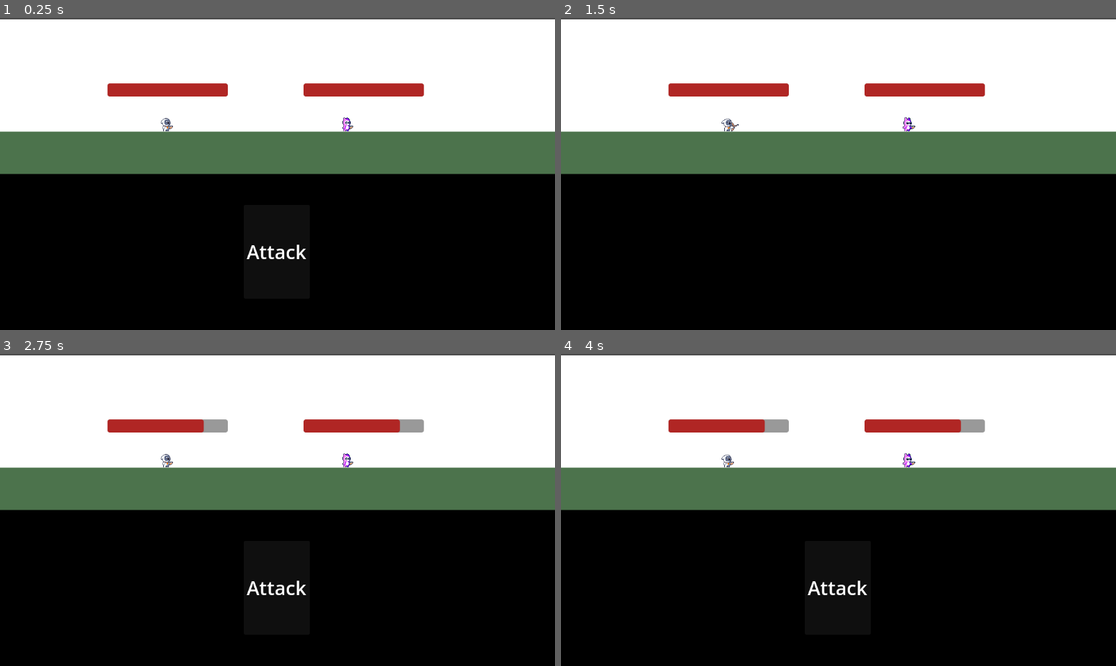
Above: before the commit, frames 1-4 (two rows, left to right).
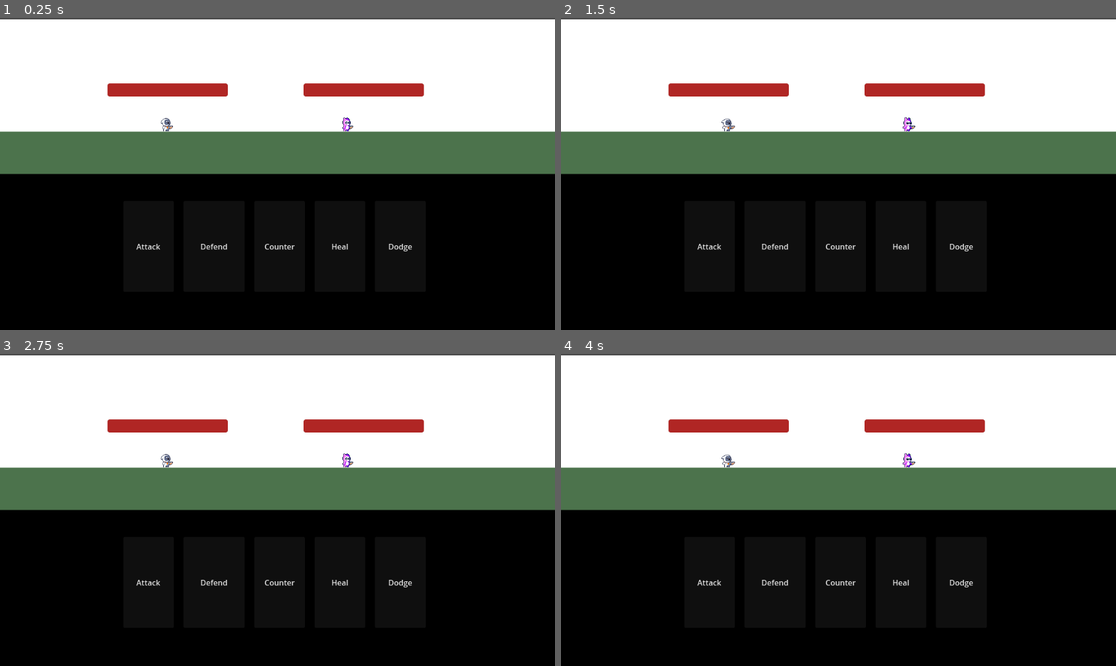
Above: after the commit, the same moments.

Repository: KylerGreen/TheAdventurersInn
Game: Godot game, scene res://Combat/combat_screen.tscn
Two runs of this game, one before a commit and one after it. Both use one fixed random seed, a clock stepped at 60 frames per second and the inputs below. This scene is started directly instead of the project's main scene.
Inputs (mouse positions are in pixels of both pictures, inside the frame that each line leads up to):
- Up to frame 1 (0.25 s): no input
- Up to frame 2 (1.5 s): click "Attack" at 0.5 s; click (777, 245) at 1.25 s, where only the run after the commit has a clickable "Defend"
- Up to frame 3 (2.75 s): click (277, 581) at 2 s, where only the run after the commit has a clickable "Counter"
- Up to frame 4 (4 s): click (899, 581) at 2.75 s, where only the run after the commit has a clickable "Heal"; click (960, 581) at 3.5 s, where only the run after the commit has a clickable "Dodge"

The runs differ from the first frame. In frame 1, 0.5% of the frame differs, in the area x 24-75%, y 72-78%; in frame 2, 0.3%; in frame 3, 0.9%; in frame 4, 0.9%, in the area x 24-77%, y 20-78%.

Commit message:
Trying to add new actions

Diff:
--- /dev/null
+++ b/Combat/CurrentHand.tscn
@@ -0,0 +1,55 @@
+[gd_scene format=3 uid="uid://dqkhcwr2tr01r"]
+
+[node name="Control" type="Control"]
+layout_mode = 3
+anchor_left = -0.161
+anchor_top = 0.208
+anchor_right = -0.161
+anchor_bottom = 0.208
+offset_left = -136.528
+offset_top = -227.784
+offset_right = 508.472
+offset_bottom = -27.784
+
+[node name="HBoxContainer" type="HBoxContainer" parent="."]
+custom_minimum_size = Vector2(20, 20)
+layout_mode = 1
+anchors_preset = -1
+anchor_left = 0.006
+anchor_top = 0.013
+anchor_right = 0.006
+anchor_bottom = 0.013
+offset_left = -0.284998
+offset_top = 0.326006
+offset_right = 627.715
+offset_bottom = 189.326
+theme_override_constants/separation = 20
+alignment = 1
+
+[node name="Attack" type="Button" parent="HBoxContainer"]
+layout_mode = 2
+size_flags_horizontal = 3
+text = "Attack"
+
+[node name="Defend" type="Button" parent="HBoxContainer"]
+layout_direction = 2
+layout_mode = 2
+size_flags_horizontal = 3
+size_flags_stretch_ratio = 1.21
+action_mode = 0
+text = "Defend"
+
+[node name="Counter" type="Button" parent="HBoxContainer"]
+layout_mode = 2
+size_flags_horizontal = 3
+text = "Counter"
+
+[node name="Heal" type="Button" parent="HBoxContainer"]
+layout_mode = 2
+size_flags_horizontal = 3
+text = "Heal"
+
+[node name="Dodge" type="Button" parent="HBoxContainer"]
+layout_mode = 2
+size_flags_horizontal = 3
+text = "Dodge"
--- a/Combat/Enemy/enemy_1.gd
+++ b/Combat/Enemy/enemy_1.gd
@@ -19,3 +19,4 @@
 
 func _on_enemy_attack_timeout():
 	%Enemy_Attack.stop()
+	%Player.is_defending = false
--- a/Combat/Player/player.gd
+++ b/Combat/Player/player.gd
@@ -1,6 +1,7 @@
 extends CharacterBody2D
 
 var health = 10
+var is_defending = false
 
 func _ready():
 	%Player_Animation.play("Idle")
@@ -12,6 +13,13 @@
 	%Arm_Animation.play("Attack")
 	%Player_Attack.start()
 	%Attack.visible = false
+	%Defend.visible = false
+
+func _on_defend_pressed():
+	is_defending = true
+	%Attack.visible = false
+	%Defend.visible = false
+	%Enemy1.Enemy_turn()
 
 func _on_timer_timeout():
 	%Player_Attack.stop()
@@ -22,8 +30,12 @@
 
 
 func _on_enemy_attack_timeout():
-	health -= 2
+	if is_defending == true:
+		health -= 1
+	else:
+		health -= 2
 	%PlayerHealth.value = health
 	if %PlayerHealth.value <= 0:
 		queue_free()
 	%Attack.visible = true
+	%Defend.visible = true
--- a/Combat/combat_screen.tscn
+++ b/Combat/combat_screen.tscn
@@ -1,8 +1,9 @@
-[gd_scene load_steps=6 format=3 uid="uid://bnn1ckl1lp2of"]
+[gd_scene load_steps=7 format=3 uid="uid://bnn1ckl1lp2of"]
 
 [ext_resource type="PackedScene" uid="uid://c4h3lrphnxcfo" path="res://Combat/Player/player.tscn" id="1_eujwl"]
 [ext_resource type="Script" path="res://Combat/combat_screen.gd" id="1_h4aju"]
 [ext_resource type="PackedScene" uid="uid://bde8vyu82ygpk" path="res://Combat/Enemy/enemy_1.tscn" id="2_5i270"]
+[ext_resource type="PackedScene" uid="uid://dqkhcwr2tr01r" path="res://Combat/CurrentHand.tscn" id="2_s8k0x"]
 
 [sub_resource type="StyleBoxFlat" id="StyleBoxFlat_tdtl3"]
 corner_radius_top_left = 5
@@ -20,6 +21,18 @@
 [node name="Combat_Screen" type="Node2D"]
 script = ExtResource("1_h4aju")
 
+[node name="Control" parent="." instance=ExtResource("2_s8k0x")]
+z_index = 2
+anchors_preset = 0
+anchor_left = 0.0
+anchor_top = 0.0
+anchor_right = 0.0
+anchor_bottom = 0.0
+offset_left = -324.0
+offset_top = 53.0
+offset_right = 342.0
+offset_bottom = 270.0
+
 [node name="ColorRect" type="ColorRect" parent="."]
 offset_left = -578.0
 offset_top = -321.0
@@ -27,6 +40,7 @@
 offset_bottom = 323.0
 
 [node name="ColorRect2" type="ColorRect" parent="ColorRect"]
+z_index = 1
 layout_mode = 0
 offset_top = 321.0
 offset_right = 1155.0
@@ -57,12 +71,34 @@
 max_value = 10.0
 show_percentage = false
 
+[node name="Defend" type="Button" parent="Player"]
+unique_name_in_owner = true
+offset_left = -820.0
+offset_top = 15.0
+offset_right = -672.0
+offset_bottom = 210.0
+theme_override_colors/font_disabled_color = Color(1, 1, 1, 1)
+theme_override_colors/font_hover_pressed_color = Color(1, 1, 1, 1)
+theme_override_colors/font_hover_color = Color(1, 1, 1, 1)
+theme_override_colors/font_pressed_color = Color(1, 1, 1, 1)
+theme_override_colors/font_focus_color = Color(1, 1, 1, 1)
+theme_override_colors/font_color = Color(1, 1, 1, 1)
+theme_override_colors/font_outline_color = Color(1, 1, 1, 1)
+theme_override_colors/icon_normal_color = Color(1, 1, 1, 1)
+theme_override_colors/icon_focus_color = Color(1, 1, 1, 1)
+theme_override_colors/icon_pressed_color = Color(1, 1, 1, 1)
+theme_override_colors/icon_hover_color = Color(1, 1, 1, 1)
+theme_override_colors/icon_hover_pressed_color = Color(1, 1, 1, 1)
+theme_override_colors/icon_disabled_color = Color(1, 1, 1, 1)
+theme_override_font_sizes/font_size = 40
+text = "Defend"
+
 [node name="Attack" type="Button" parent="Player"]
 unique_name_in_owner = true
-offset_left = 155.0
-offset_top = 174.0
-offset_right = 292.0
-offset_bottom = 369.0
+offset_left = -1038.0
+offset_top = 24.0
+offset_right = -901.0
+offset_bottom = 219.0
 theme_override_colors/font_disabled_color = Color(1, 1, 1, 1)
 theme_override_colors/font_hover_pressed_color = Color(1, 1, 1, 1)
 theme_override_colors/font_hover_color = Color(1, 1, 1, 1)
@@ -83,6 +119,7 @@
 unique_name_in_owner = true
 
 [node name="Enemy1" parent="." instance=ExtResource("2_5i270")]
+unique_name_in_owner = true
 position = Vector2(149, -110)
 
 [node name="EnemyHealth" type="ProgressBar" parent="Enemy1"]
@@ -99,6 +136,7 @@
 [node name="Enemy_Attack" type="Timer" parent="Enemy1"]
 unique_name_in_owner = true
 
+[connection signal="pressed" from="Player/Defend" to="Player" method="_on_defend_pressed"]
 [connection signal="pressed" from="Player/Attack" to="Player" method="_on_button_pressed"]
 [connection signal="pressed" from="Player/Attack" to="Enemy1" method="_on_button_pressed"]
 [connection signal="timeout" from="Player/Player_Attack" to="Player" method="_on_timer_timeout"]
Not shown: 1 places in OpeningScreen.tscn that only renumber resources
